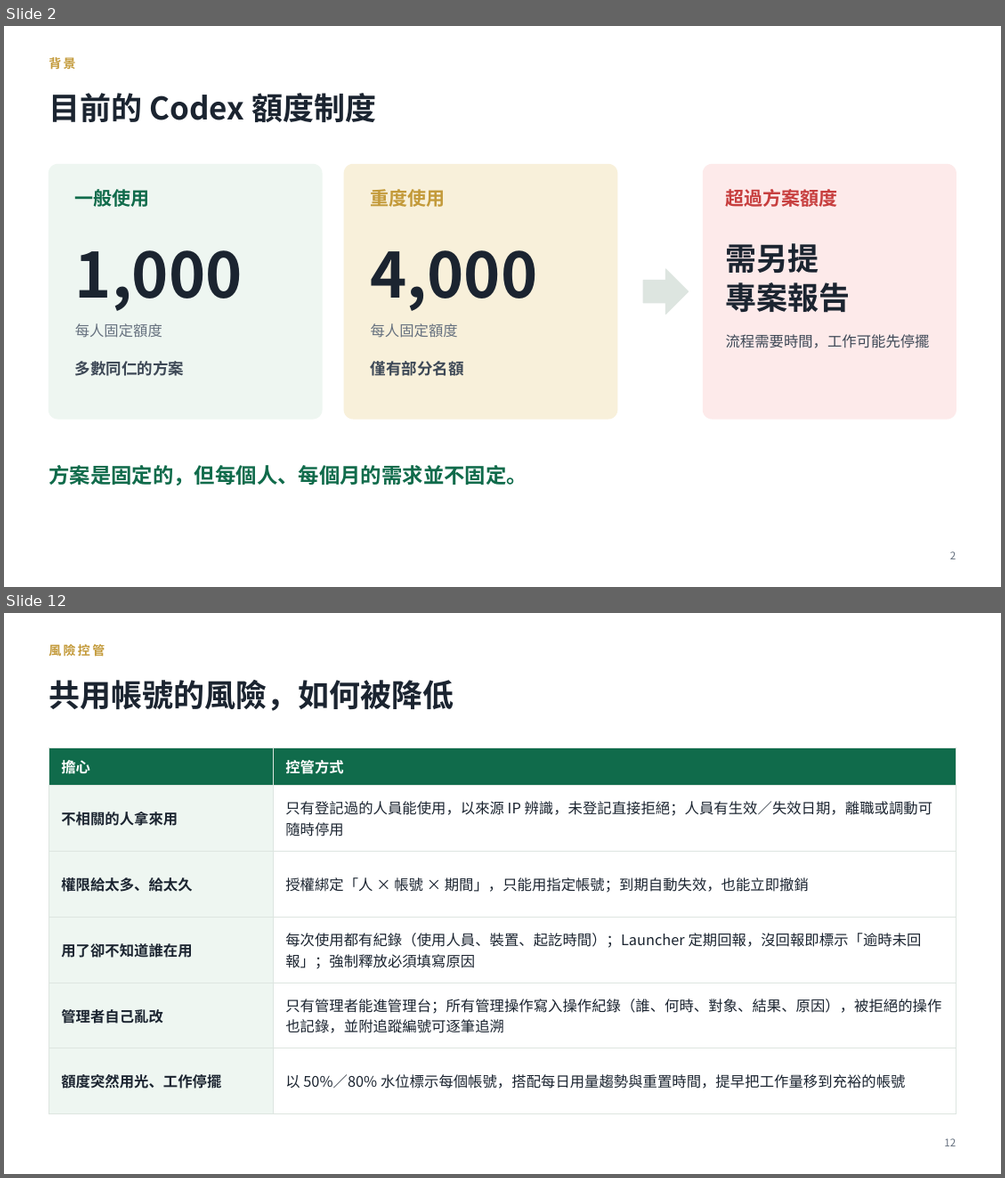
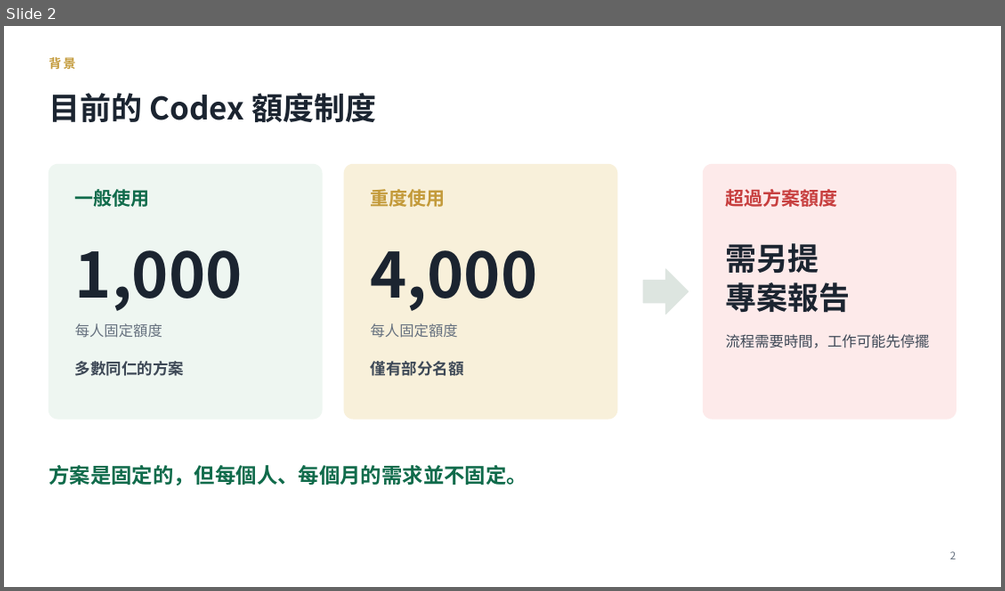
Before and after one commit to Wayne-Kao/cathay, a slide deck: Codex共用額度池說明.pptx. Shown one above the other, each under a label of ours: slides 2 and 12 before the commit, slide 2 after it; the slides between them are not shown. The pictures are 1005x1178 and 1005x591 pixels, drawn with LibreOffice and Linux fonts; fonts in the diff are those of the drawing. Boxes give left, top, right and bottom in pixels: in the first picture for what was removed or moved away, otherwise in the second. Text is boxed around its words. In the diff, an @@ line names an element or a change of style, - is before the commit and + after.

```diff
--- a/Codex共用額度池說明.pptx
+++ b/Codex共用額度池說明.pptx
@@ slide 12 removed at bbox=[4, 613, 1001, 1174], background #FFFFFF @@
@@ text removed at bbox=[48, 644, 105, 656] @@
-風險控管
@@ text removed at bbox=[48, 680, 453, 711] @@
-共用帳號的風險，如何被降低
@@ table removed at bbox=[48, 747, 956, 1092], 6 rows, 2 columns @@
-擔心 | 控管方式
-不相關的人拿來用 | 只有登記過的人員能使用，以來源 IP 辨識，未登記直接拒絕；人員有生效／失效日期，離職或調動可隨時停用
-權限給太多、給太久 | 授權綁定「人 × 帳號 × 期間」，只能用指定帳號；到期自動失效，也能立即撤銷
-用了卻不知道誰在用 | 每次使用都有紀錄（使用人員、裝置、起訖時間）；Launcher 定期回報，沒回報即標示「逾時未回報」；強制釋放必須填寫原因
-管理者自己亂改 | 只有管理者能進管理台；所有管理操作寫入操作紀錄（誰、何時、對象、結果、原因），被拒絕的操作也記錄，並附追蹤編號可逐筆追溯
-額度突然用光、工作停擺 | 以 50%／80% 水位標示每個帳號，搭配每日用量趨勢與重置時間，提早把工作量移到充裕的帳號
@@ text removed at bbox=[944, 1138, 955, 1146] @@
-12
```
Also in this commit, not shown: 8 slides changed, 1 slide added, 3 other slides removed.
